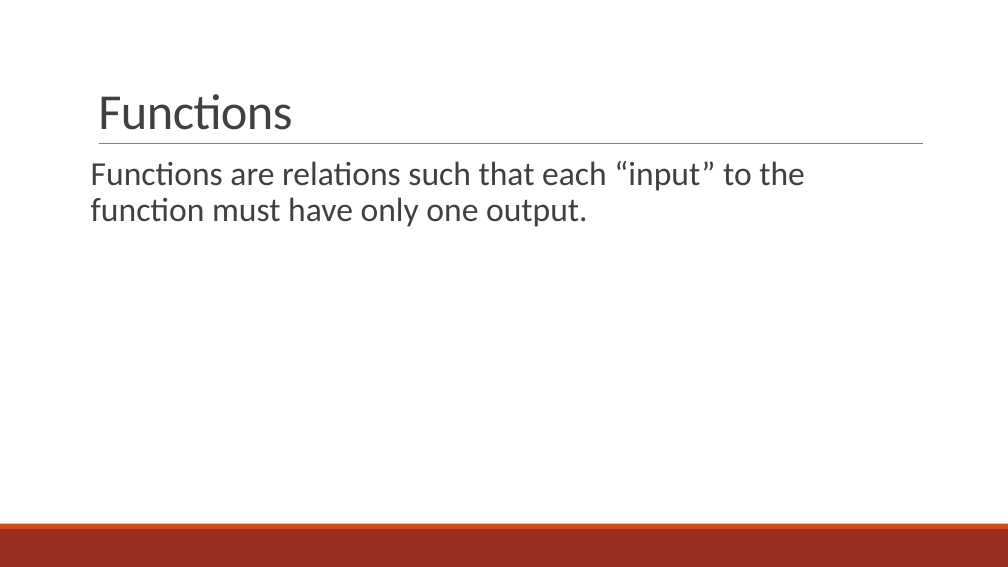
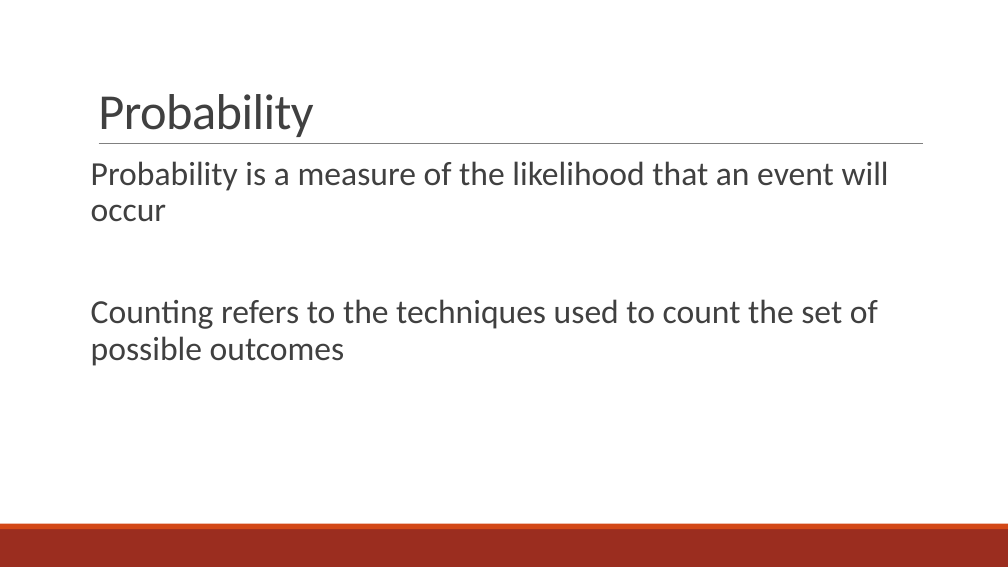
Before and after one commit to andrewtanJS/CS1231-AY18-19, a slide deck: slide 2 of Tutorial 8/Tutorial 8 - Counting and Probability.pptx. Drawn at 1008x567 pixels with LibreOffice and Linux fonts; fonts in the diff are those of the drawing. Boxes give left, top, right and bottom in pixels: in the first picture for what was removed or moved away, otherwise in the second. Text is boxed around its words. In the diff, an @@ line names an element or a change of style, - is before the commit and + after.

```diff
--- a/Tutorial 8/Tutorial 8 - Counting and Probability.pptx
+++ b/Tutorial 8/Tutorial 8 - Counting and Probability.pptx
@@ title at (98, 94, 313, 137): text changed @@
-Functions
+Probability
@@ text at (91, 161, 889, 366): text changed @@
-Functions are relations such that each “input” to the function must have only one output.
+Probability is a measure of the likelihood that an event will occur
+Counting refers to the techniques used to count the set of possible outcomes
```
Also in this commit, not shown: 1 other slide changed, 6 slides added, 2 slides removed, 1 other file.
